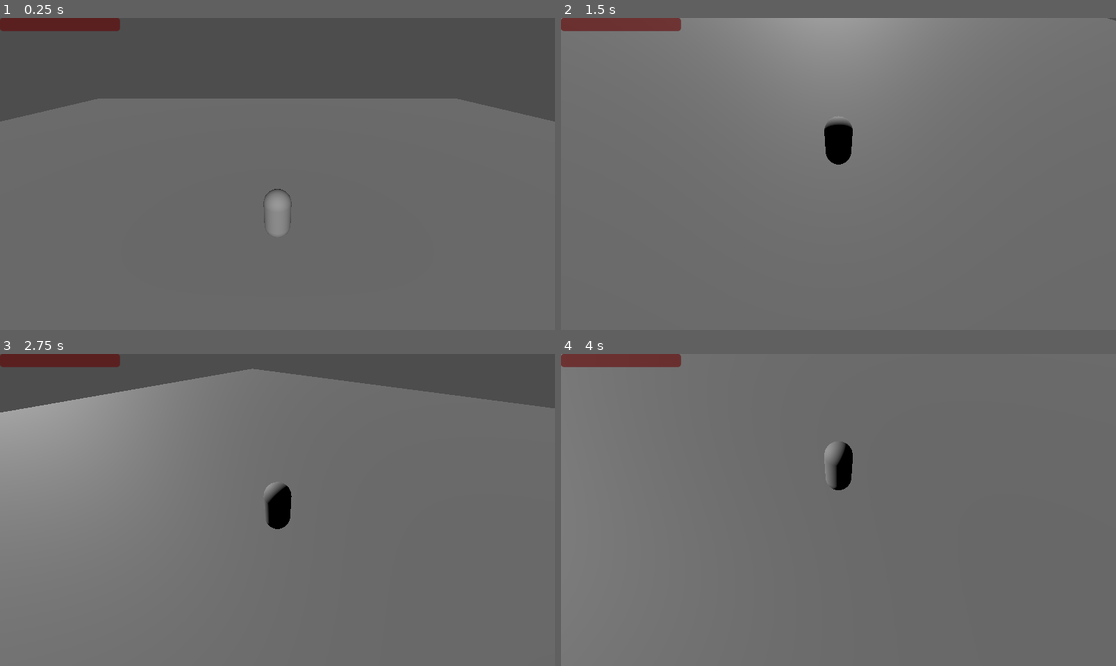
Above: before the commit, frames 1-4 (two rows, left to right).
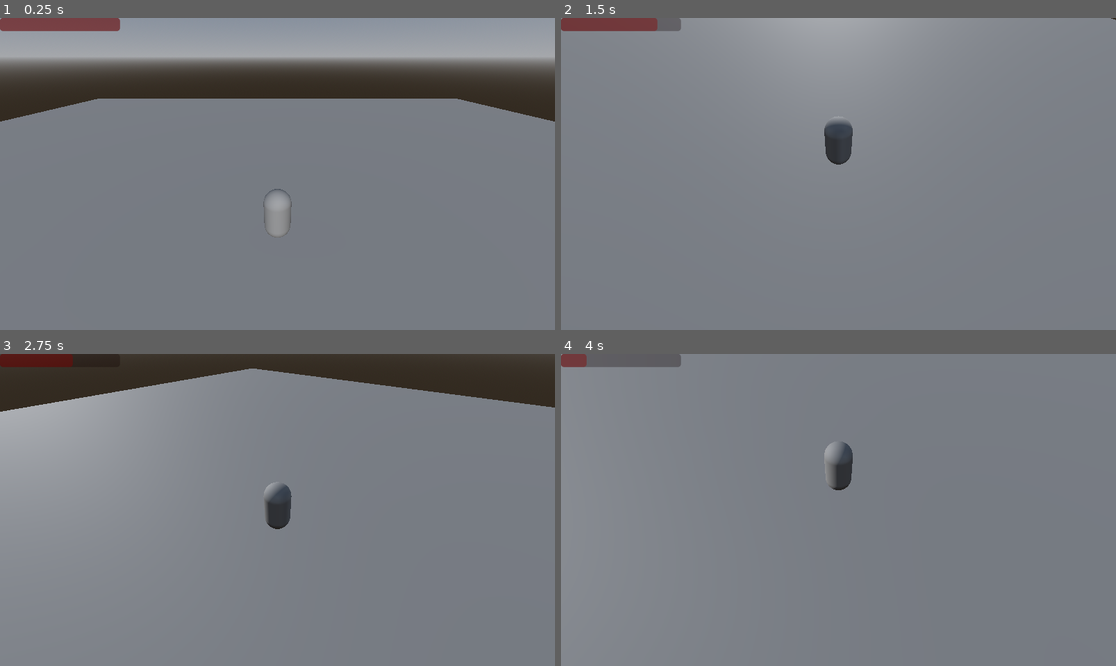
Above: after the commit, the same moments.

Repository: MikaelVV/Fortuna
Game: Godot game, scene res://Scenes/Main01.tscn
Two runs of this game, one before a commit and one after it. Both use one fixed random seed, a clock stepped at 60 frames per second and the inputs below.
Inputs (mouse positions are in pixels of both pictures, inside the frame that each line leads up to):
- Up to frame 1 (0.25 s): no input
- Up to frame 2 (1.5 s): tap Enter (ui_accept) at 0.5, 0.77, 1.25 s; move the mouse to (960, 158) at 0.52 s; click (960, 158) at 0.6 s; move the mouse to (810, 174) at 1.27 s; click (810, 174) at 1.35 s
- Up to frame 3 (2.75 s): tap Enter (ui_accept) at 1.52, 2 s; move the mouse to (288, 503) at 2.02 s; click (288, 503) at 2.1 s
- Up to frame 4 (4 s): tap Enter (ui_accept) at 2.75, 3.02, 3.5, 3.77 s; move the mouse to (832, 516) at 2.77 s; click (832, 516) at 2.85 s; move the mouse to (877, 513) at 3.52 s; click (877, 513) at 3.6 s

The runs differ from the first frame. In frame 1, 96% of the frame differs, in the area x 0-100%, y 0-100%; in frame 2, 49%; in frame 3, 57%; in frame 4, 69%.

Commit message:
Adjusting pathfinding's desired distances

Diff:
--- a/Scenes/Main01.tscn
+++ b/Scenes/Main01.tscn
@@ -1,6 +1,15 @@
-[gd_scene load_steps=5 format=3 uid="uid://kwqale4t5srm"]
+[gd_scene load_steps=8 format=3 uid="uid://kwqale4t5srm"]
 
 [ext_resource type="PackedScene" uid="uid://dm3mv3bm00ji" path="res://Scenes/player.tscn" id="1_4nac1"]
+
+[sub_resource type="ProceduralSkyMaterial" id="ProceduralSkyMaterial_qubg4"]
+
+[sub_resource type="Sky" id="Sky_adkf3"]
+sky_material = SubResource("ProceduralSkyMaterial_qubg4")
+
+[sub_resource type="Environment" id="Environment_4g8mf"]
+background_mode = 2
+sky = SubResource("Sky_adkf3")
 
 [sub_resource type="NavigationMesh" id="NavigationMesh_6p03x"]
 vertices = PackedVector3Array(-29.5, 0.1965, -29.5, -29.5, 0.1965, 29.5, 29.5, 0.1965, 29.5, 29.5, 0.1965, -29.5)
@@ -12,6 +21,9 @@
 [sub_resource type="BoxShape3D" id="BoxShape3D_16i7l"]
 
 [node name="Main01" type="Node3D"]
+
+[node name="WorldEnvironment" type="WorldEnvironment" parent="."]
+environment = SubResource("Environment_4g8mf")
 
 [node name="Player" parent="." instance=ExtResource("1_4nac1")]
 transform = Transform3D(1, 0, 0, 0, 1, 0, 0, 0, 1, 0, 0.393109, 0)
--- a/Scenes/player.tscn
+++ b/Scenes/player.tscn
@@ -56,6 +56,8 @@
 shape = SubResource("CapsuleShape3D_5tnka")
 
 [node name="NavigationAgent3D" type="NavigationAgent3D" parent="."]
+path_desired_distance = 0.1
+target_desired_distance = 0.1
 
 [connection signal="pressed" from="Pivot/Camera3D/PauseMenu/MarginContainer/VBoxContainer/ResumeGame" to="Pivot/Camera3D/PauseMenu" method="_on_resume_game_pressed"]
 [connection signal="pressed" from="Pivot/Camera3D/PauseMenu/MarginContainer/VBoxContainer/ReturnToMainMenu" to="Pivot/Camera3D/PauseMenu" method="_on_return_to_main_menu_pressed"]
--- a/Scripts/PlayerController.gd
+++ b/Scripts/PlayerController.gd
@@ -34,8 +34,15 @@
 	if(navigationAgent.is_navigation_finished()):
 		return
 
+	moveToPosition(delta)
 	pass
 
+func moveToPosition(delta):
+	var targetPosition = navigationAgent.get_next_path_position()
+	var direction = global_position.direction_to(targetPosition)
+
+	velocity = direction * SPEED
+	move_and_slide()
 
 func _input(event):
 	if Input.is_action_just_pressed("MoveToLocation"):
@@ -51,6 +58,8 @@
 
 		var result = space.intersect_ray(rayQuery)
 		print(result)
+
+		navigationAgent.target_position = result.position
 
 # Function "kuuntelee" kaikkia inputteja, joka tässä tapauksessa on hiiri.
 # ja määrittelee hiiren liikkuvuuden kameran kanssa.
